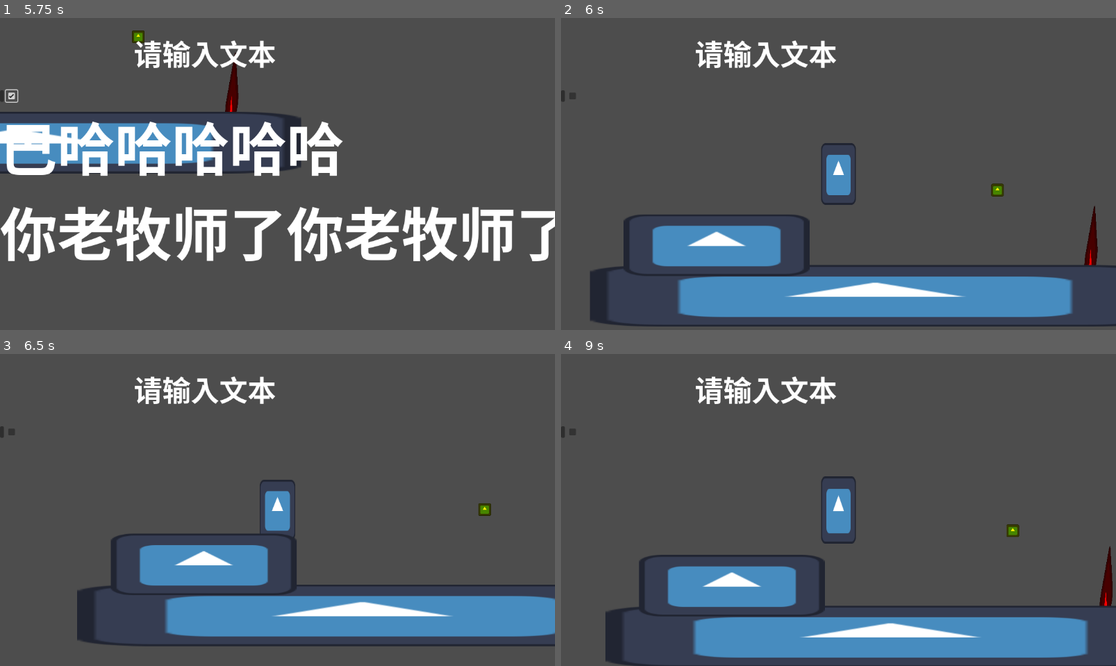
Above: before the commit, frames 1-4 (two rows, left to right).
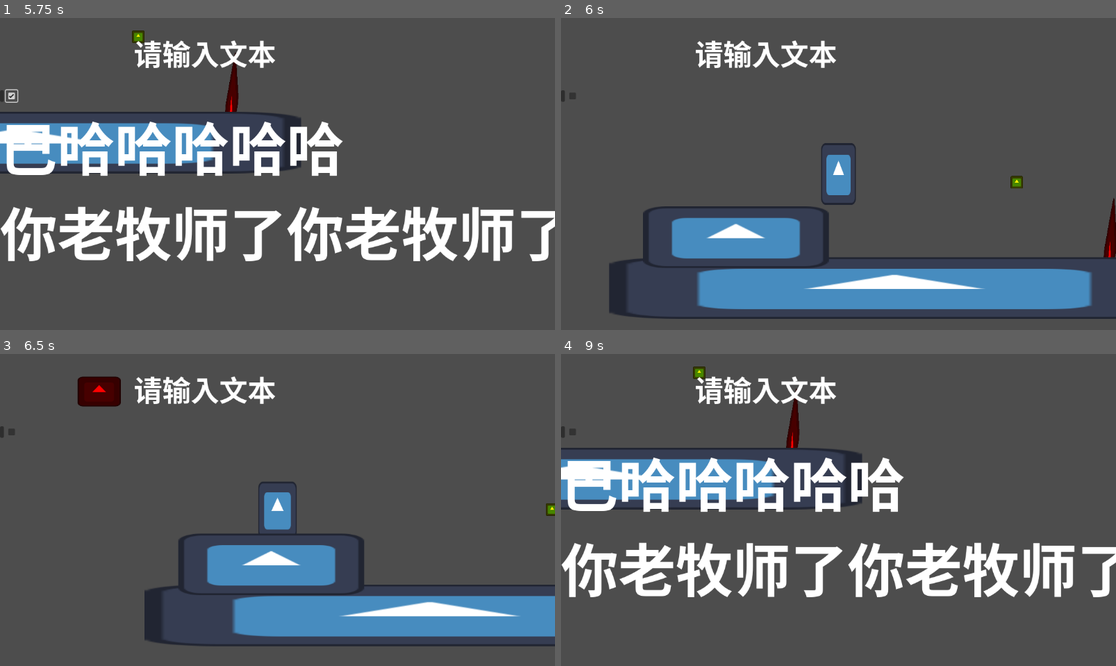
Above: after the commit, the same moments.

Repository: ParaNoite/CoCoProject-Old-passed-her-Platformer
Game: Godot game, scene res://Scenes/ground.tscn
Two runs of this game, one before a commit and one after it. Both use one fixed random seed, a clock stepped at 60 frames per second and the inputs below. The engine's default icon, where the game draws it, is replaced by a stand-in: a white triangle on a blue panel in a dark square.
Inputs (mouse positions are in pixels of both pictures, inside the frame that each line leads up to):
- Up to frame 1 (5.75 s): tap Enter (ui_accept) at 0.5, 0.77, 1.52, 4.25, 4.52, 5, 5.27 s; hold Right (ui_right) 0.53-2.03 s; hold Left (ui_left) 2.03-2.75 s; click (0, 96) at 2.75 s; click (11, 96) at 3.5 s; hold Right (ui_right) from 4.28 s (still down)
- Up to frame 2 (6 s): tap Enter (ui_accept) at 5.75 s; release Right (ui_right) at 5.78 s; hold Left (ui_left) from 5.78 s (still down)
- Up to frame 3 (6.5 s): keep holding Left (ui_left); tap Enter (ui_accept) at 6.02 s
- Up to frame 4 (9 s): release Left (ui_left) at 6.53 s; hold Right (ui_right) 6.53-7.28 s; hold Left (ui_left) 7.28-8.78 s; tap Enter (ui_accept) at 7.52, 8.27 s; hold Right (ui_right) from 8.78 s (still down)

Frame 1 is identical in both runs. In frame 2, 13% of the frame differs, in the area x 5-100%, y 50-99%; in frame 3, 9.6%; in frame 4, 31%, in the area x 0-100%, y 4-100%.

Commit message:
制作唐诗敌人

Diff:
--- /dev/null
+++ b/Scenes/enemy.tscn
@@ -0,0 +1,40 @@
+[gd_scene format=3 uid="uid://doil0dkjdcniy"]
+
+[ext_resource type="PackedScene" uid="uid://dn7lpnijm1ngn" path="res://Scenes/death_area_2d.tscn" id="1_1f0kj"]
+[ext_resource type="Script" uid="uid://wim04dd8lh4o" path="res://Scipts/enemy.gd" id="1_afpow"]
+[ext_resource type="Texture2D" uid="uid://cffakbmk61ysn" path="res://icon.svg" id="2_afpow"]
+
+[sub_resource type="RectangleShape2D" id="RectangleShape2D_287tu"]
+size = Vector2(84, 58)
+
+[sub_resource type="SpriteFrames" id="SpriteFrames_0830c"]
+animations = [{
+"frames": [{
+"duration": 1.0,
+"texture": ExtResource("2_afpow")
+}],
+"loop": true,
+"name": &"default",
+"speed": 5.0
+}]
+
+[sub_resource type="RectangleShape2D" id="RectangleShape2D_ghaa6"]
+size = Vector2(77, 52)
+
+[node name="Enemy" type="CharacterBody2D" unique_id=1627722246]
+script = ExtResource("1_afpow")
+speed = 20.0
+
+[node name="DeathArea2D" parent="." unique_id=1654596116 instance=ExtResource("1_1f0kj")]
+
+[node name="CollisionShape2D" type="CollisionShape2D" parent="DeathArea2D" unique_id=403835467]
+shape = SubResource("RectangleShape2D_287tu")
+
+[node name="AnimatedSprite2D" type="AnimatedSprite2D" parent="." unique_id=1679846745]
+modulate = Color(1, 0, 0, 1)
+scale = Vector2(0.7, 0.48)
+sprite_frames = SubResource("SpriteFrames_0830c")
+
+[node name="CollisionShape2D" type="CollisionShape2D" parent="." unique_id=2059206224]
+position = Vector2(-0.5, -1)
+shape = SubResource("RectangleShape2D_ghaa6")
--- a/Scenes/ground.tscn
+++ b/Scenes/ground.tscn
@@ -7,6 +7,7 @@
 [ext_resource type="PackedScene" uid="uid://cvhgw7gt8lken" path="res://Scenes/Player_UI.tscn" id="4_s6h8e"]
 [ext_resource type="PackedScene" uid="uid://cle8csm1c1f0c" path="res://Scenes/coin.tscn" id="6_ribny"]
 [ext_resource type="AudioStream" uid="uid://dyyxub45caq2b" path="res://Assets/合众条顿牢国王A7V - 《老牧师の小曲》-GOOD BOY.mp3" id="7_rjkga"]
+[ext_resource type="PackedScene" uid="uid://doil0dkjdcniy" path="res://Scenes/enemy.tscn" id="8_jjp1w"]
 
 [sub_resource type="WorldBoundaryShape2D" id="WorldBoundaryShape2D_ribny"]
 
@@ -41,3 +42,7 @@
 [node name="AudioStreamPlayer2D" type="AudioStreamPlayer2D" parent="." unique_id=452735341]
 stream = ExtResource("7_rjkga")
 autoplay = true
+
+[node name="Enemy" parent="." unique_id=1627722246 instance=ExtResource("8_jjp1w")]
+position = Vector2(-903, -331)
+speed = 400.0
--- a/Scipts/death_area_2d.gd
+++ b/Scipts/death_area_2d.gd
@@ -24,4 +24,5 @@
 	for timer in get_children():
 		if timer is Timer:
 			timer.queue_free()#遍历删除计时器
+	Engine.time_scale = 1.0#恢复游戏时间缩放为1.0
 	get_tree().reload_current_scene()#重新加载当前场景
--- /dev/null
+++ b/Scipts/enemy.gd
@@ -0,0 +1,12 @@
+extends CharacterBody2D
+var player: Node2D
+@export var speed = 100.0
+
+func _ready() -> void:
+	player = get_tree().get_first_node_in_group("Player")
+
+func _physics_process(delta: float) -> void:
+	if player:
+		var direction = (player.global_position - global_position).normalized()
+		velocity = direction * speed
+		move_and_slide()
Not shown, added: Scipts/enemy.gd.uid
